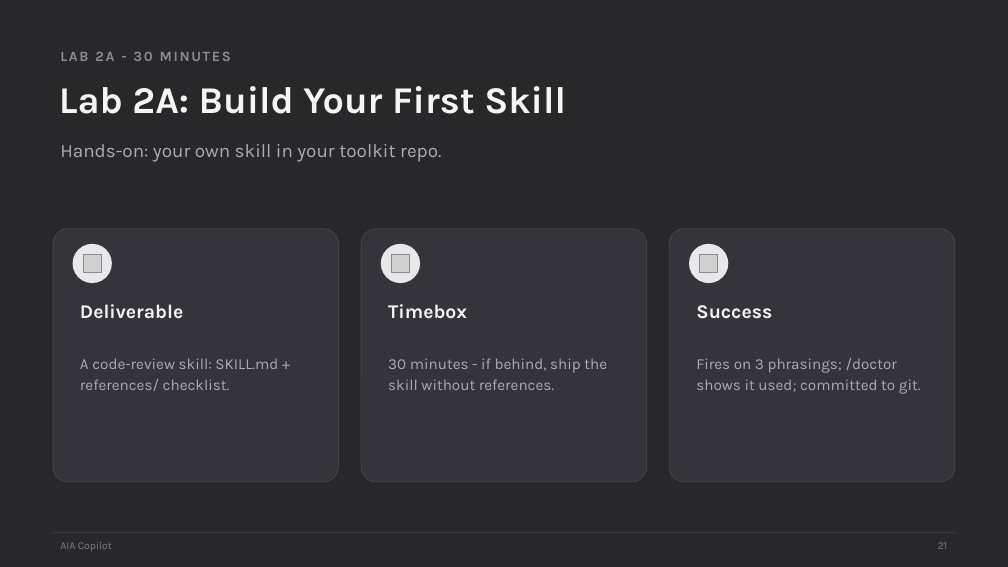
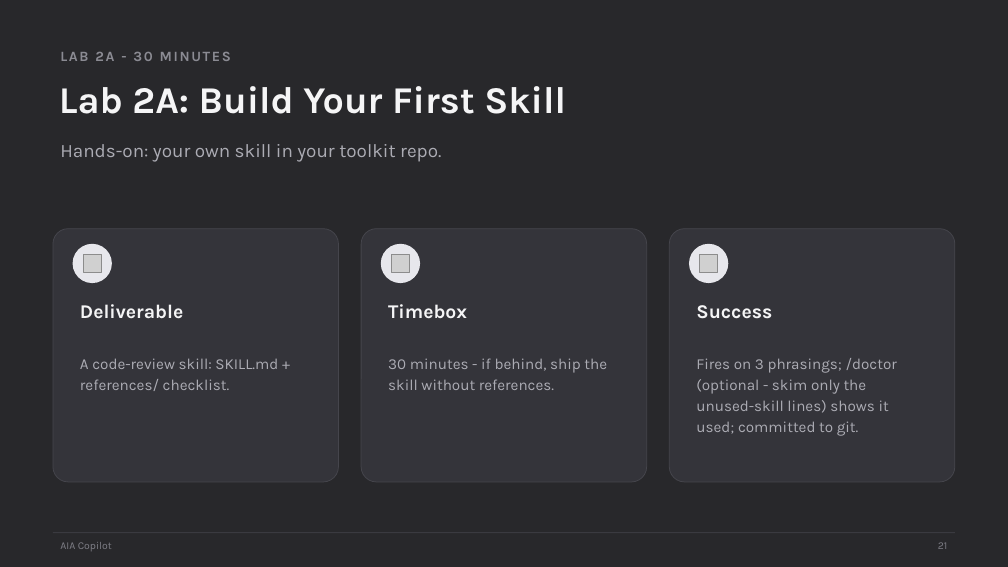
Before and after one commit to scottrhay/AIA-ClaudeCopilot, a slide deck: slide 21 of claude-code-3day/slides/Day2_Claude_Code_Extensions.pptx. Drawn at 1008x567 pixels with LibreOffice and Linux fonts; fonts in the diff are those of the drawing; grey boxes stand for pictures. Boxes give left, top, right and bottom in pixels: in the first picture for what was removed or moved away, otherwise in the second. Text is boxed around its words. In the diff, an @@ line names an element or a change of style, - is before the commit and + after.

```diff
--- a/claude-code-3day/slides/Day2_Claude_Code_Extensions.pptx
+++ b/claude-code-3day/slides/Day2_Claude_Code_Extensions.pptx
@@ text at (696,358,897,436): text changed @@
-Fires on 3 phrasings; /doctor shows it used; committed to git.
+Fires on 3 phrasings; /doctor (optional - skim only the unused-skill lines) shows it used; committed to git.
```
Also in this commit, not shown: 1 other slide changed, 1 other file.
